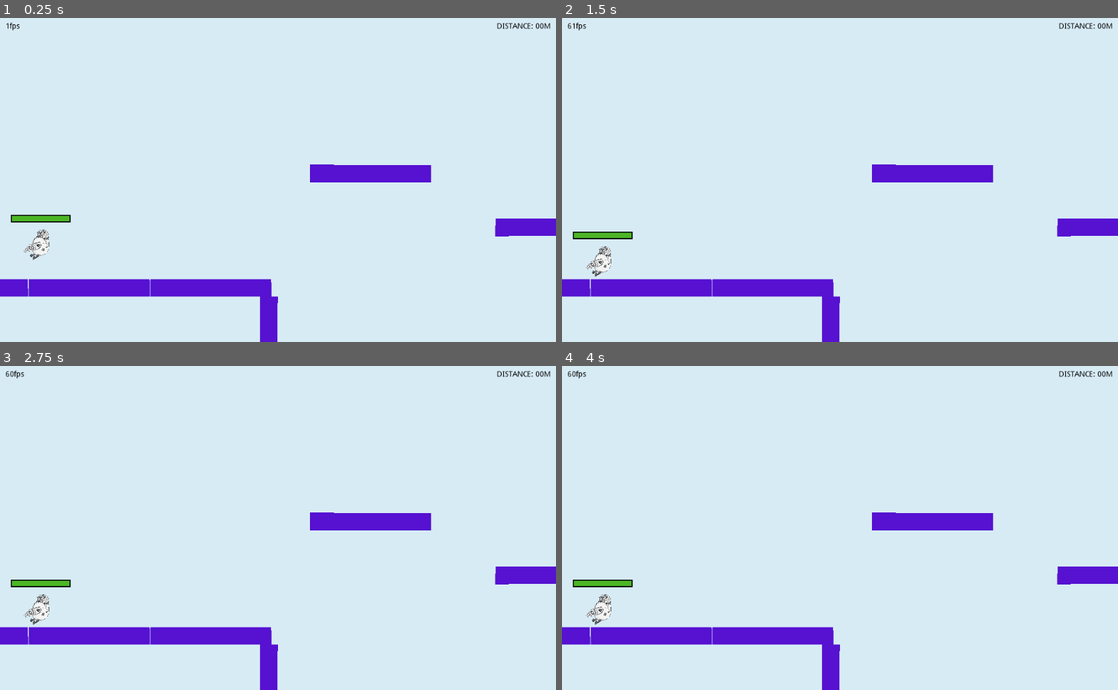
Above: before the commit, frames 1-4 (two rows, left to right).
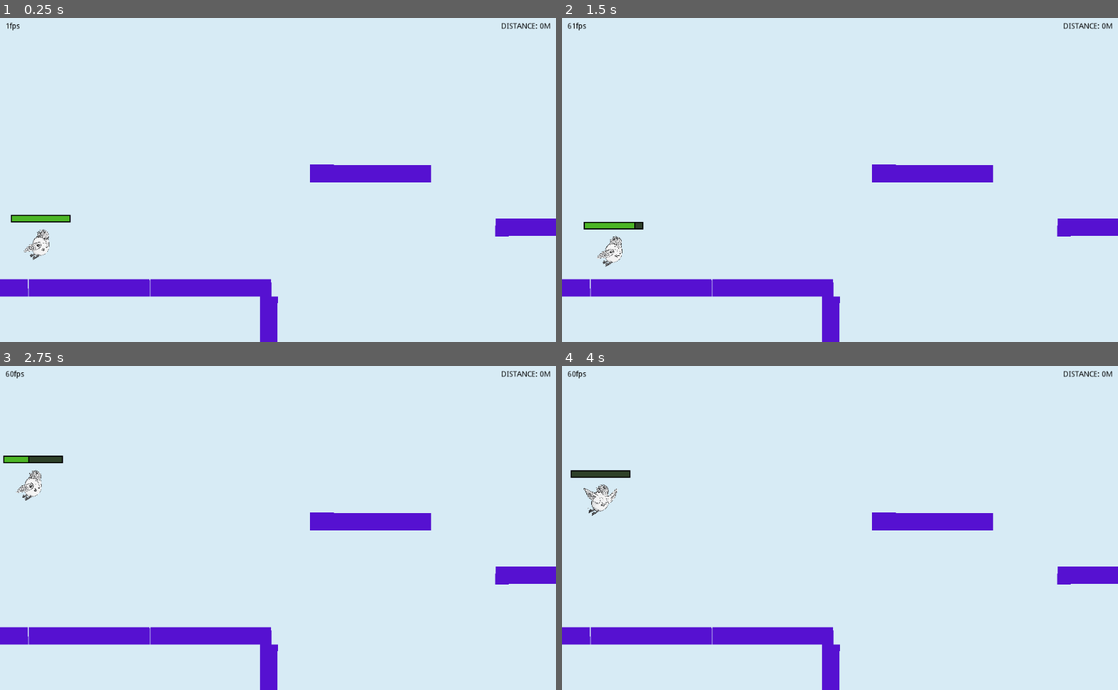
Above: after the commit, the same moments.

Repository: iwilliams/wildjam-15
Game: Godot game, scene res://Main.tscn
Two runs of this game, one before a commit and one after it. Both use one fixed random seed, a clock stepped at 60 frames per second and the inputs below. The engine's default icon, where the game draws it, is replaced by a stand-in: a white triangle on a blue panel in a dark square.
Inputs:
- Up to frame 1 (0.25 s): no input
- Up to frame 2 (1.5 s): hold D (move_right) 0.53-1.28 s; hold Space (jump) 0.53-1.28 s; hold A (move_left) from 1.28 s (still down); tap Space (jump) at 1.35 s
- Up to frame 3 (2.75 s): tap Space (jump) at 1.52, 1.82 s; release A (move_left) at 2.03 s; hold D (move_right) from 2.03 s (still down); hold Space (jump) from 2.03 s (still down)
- Up to frame 4 (4 s): release Space (jump) at 2.78 s; tap Space (jump) at 2.85, 3.02, 3.32 s; release D (move_right) at 3.53 s; hold A (move_left) from 3.53 s (still down); hold Space (jump) from 3.53 s (still down)

The runs differ from the first frame. In frame 1, 0.1% of the frame differs, in the area x 89-97%, y 1-4%; in frame 2, 0.9%; in frame 3, 1.0%; in frame 4, 1.1%, in the area x 1-97%, y 1-80%.
Error before the commit: Parse Error: Mixed tabs and spaces in indentation. (res://Player.gd:27)

Commit message:
Fix animation

Diff:
--- a/Player.gd
+++ b/Player.gd
@@ -24,7 +24,7 @@
     stamina -= jump_stamina_cost
     stamina = clamp(stamina, 0, 100)
     last_jump = OS.get_ticks_msec()
-	$Sprite/AnimatedSprite.play("fly")
+    $Sprite/AnimatedSprite.play("flying")
 
 # Called every frame. 'delta' is the elapsed time since the previous frame.
 func _physics_process(delta):
--- a/Player.tscn
+++ b/Player.tscn
@@ -33,12 +33,6 @@
 position = Vector2( 150.583, 326.984 )
 mode = 2
 script = ExtResource( 1 )
-ground_horizontal_speed = null
-air_horizontal_speed = null
-stamina_recovery_rate = null
-stamina_recovery_period = null
-jump_stamina_cost = null
-jump_force = null
 
 [node name="Sprite" type="Sprite" parent="."]
 position = Vector2( 2.30566, 2.37891 )
